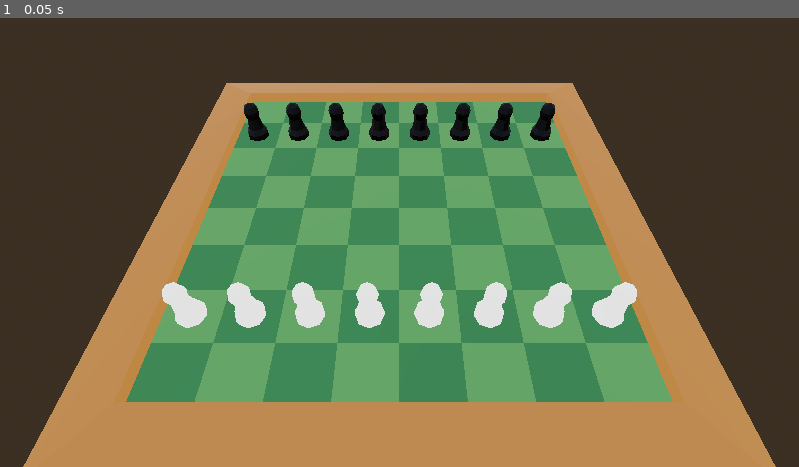
Above: before the commit, frame 1.
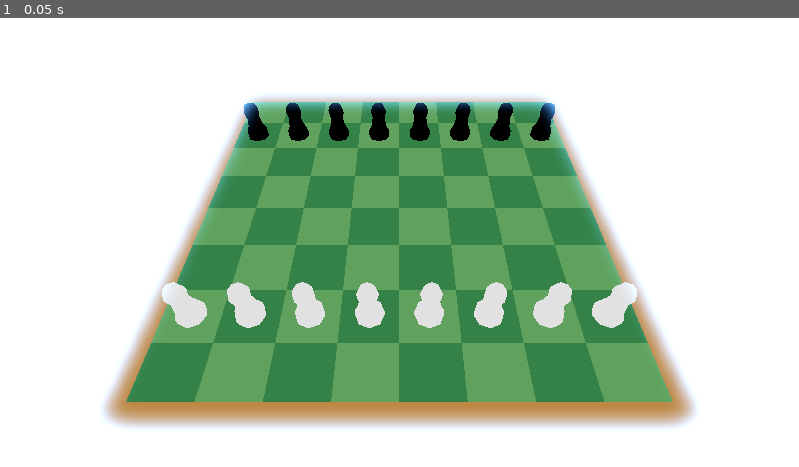
Above: after the commit, the same moment.

Repository: rickyguerin/Fairway-Chess-Jam-Submission
Game: Godot game, scene res://scenes/game.tscn
Two runs of this game, one before a commit and one after it. Both use one fixed random seed, a clock stepped at 60 frames per second and the inputs below.
Inputs:
- Up to frame 1 (0.05 s): no input

The runs differ from the first frame. In frame 1, 64% of the frame differs, in the area x 0-100%, y 0-100%.

Commit message:
Update the board model

Diff:
--- a/godot/scenes/game.tscn
+++ b/godot/scenes/game.tscn
@@ -1,19 +1,12 @@
-[gd_scene load_steps=7 format=3 uid="uid://4yetqslefb6c"]
+[gd_scene load_steps=5 format=3 uid="uid://4yetqslefb6c"]
 
-[ext_resource type="PackedScene" uid="uid://dtypjdtnjwcx4" path="res://scenes/board.tscn" id="1_v7mcm"]
+[ext_resource type="PackedScene" uid="uid://dmkvcps1nimot" path="res://scenes/board.tscn" id="1_v7mcm"]
 [ext_resource type="PackedScene" uid="uid://de0mk7suefx45" path="res://assets/pieces/white_pawn.glb" id="2_ih06c"]
 [ext_resource type="PackedScene" uid="uid://cq4b8f6g4ttwo" path="res://assets/pieces/black_pawn.glb" id="3_nnmnk"]
 
-[sub_resource type="ProceduralSkyMaterial" id="ProceduralSkyMaterial_hvp6o"]
-sky_horizon_color = Color(0.64625, 0.65575, 0.67075, 1)
-ground_horizon_color = Color(0.64625, 0.65575, 0.67075, 1)
-
-[sub_resource type="Sky" id="Sky_c5tnl"]
-sky_material = SubResource("ProceduralSkyMaterial_hvp6o")
-
 [sub_resource type="Environment" id="Environment_8k3b6"]
-background_mode = 2
-sky = SubResource("Sky_c5tnl")
+background_mode = 1
+background_color = Color(0.352941, 0.647059, 1, 1)
 ambient_light_source = 2
 ambient_light_color = Color(0.784314, 0.784314, 0.784314, 1)
 tonemap_mode = 2
Binary file changed: godot/assets/board/board.glb
Not shown, changed: godot/assets/board/board.glb.import
Not shown, changed: godot/assets/board/board_Board_Atlas.png.import
Not shown: 1 places in godot/scenes/board.tscn that only renumber resources
